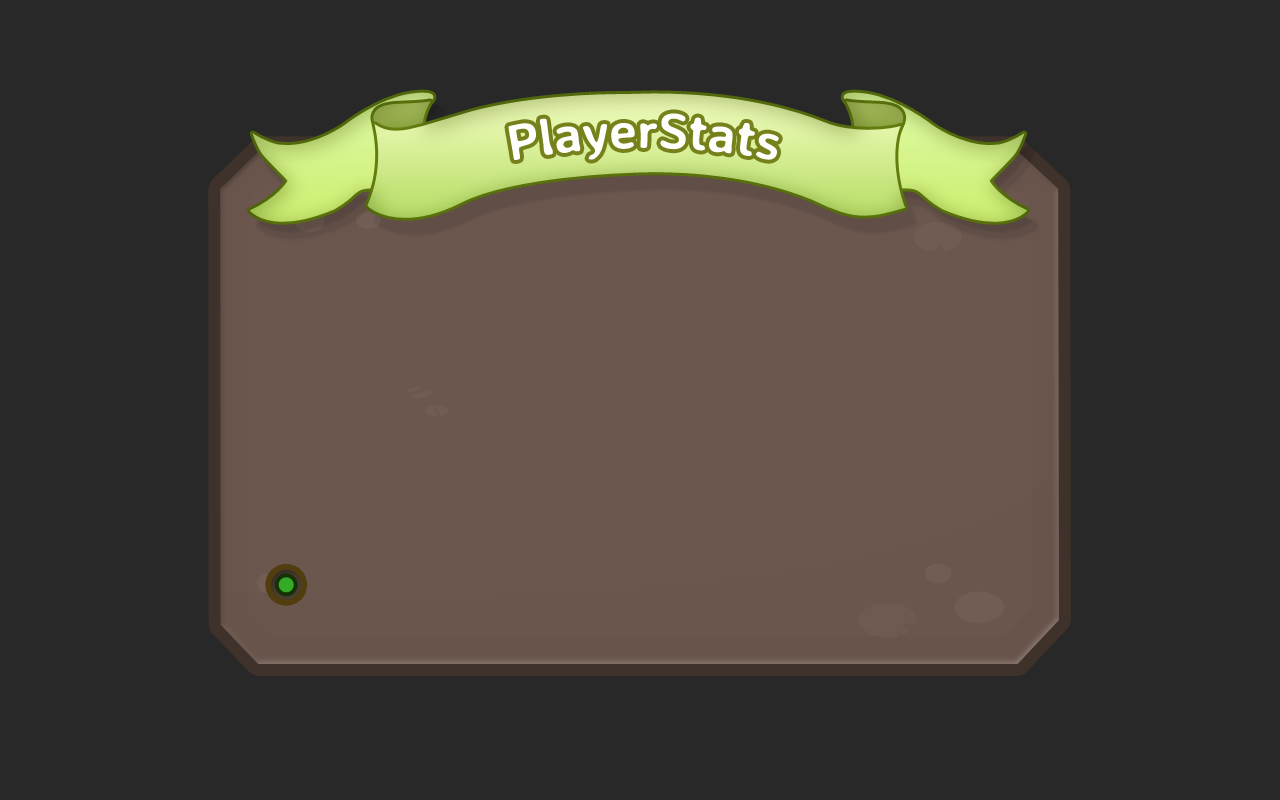
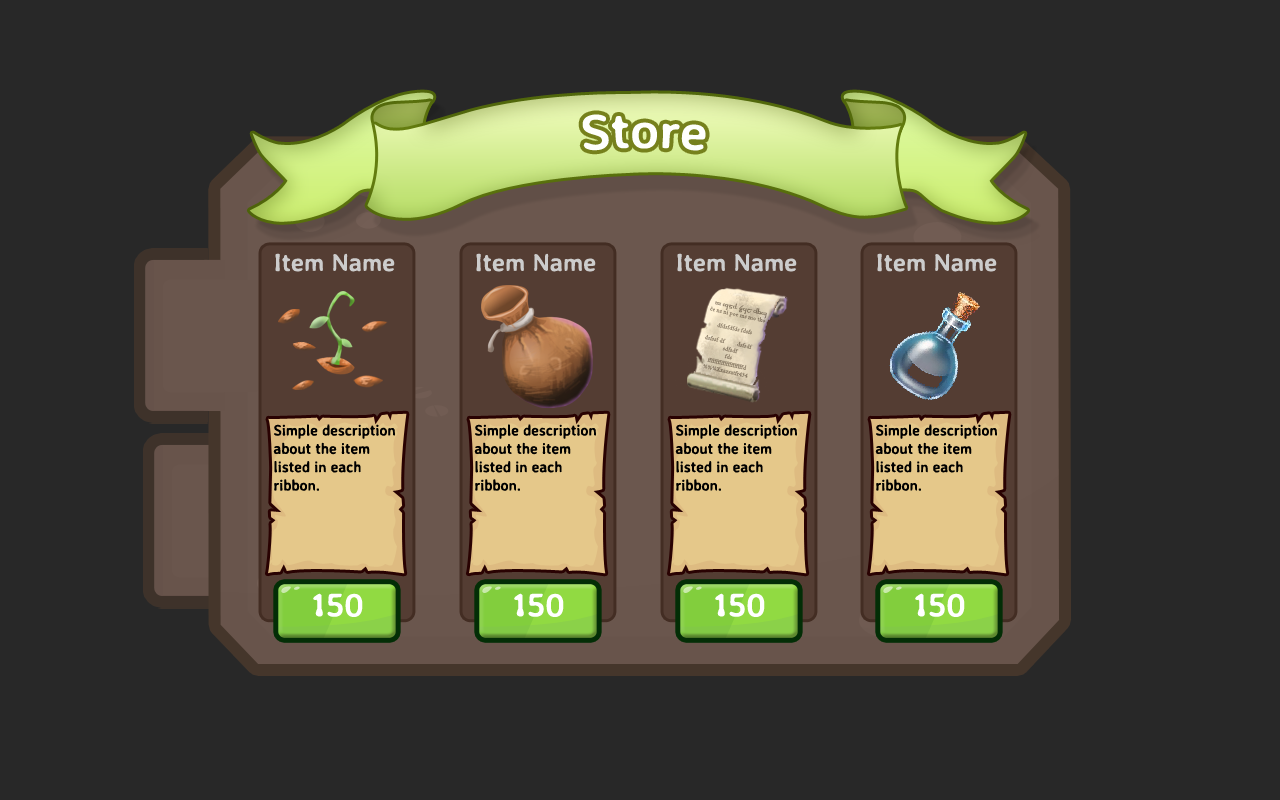
Comparing the layer stacks of the two 1280×800 images. Changes:
added group "ItemContainer" with 66 layers above "Tip" over (216, 245, 1048, 671)
added group "Item1" with 15 layers in group "ItemContainer" over (216, 245, 446, 671)
added group "PaperDescription" (1st of 4, in "ItemContainer" › "Item1") with 3 layers in group "Item1" over (258, 401, 416, 589)
added layer "Shape 45" (1st of 4, in "ItemContainer" › "Item1" › "PaperDescription") (25%) in group "PaperDescription" over (258, 401, 416, 589)
added layer "Shape 38" (1st of 4, in "ItemContainer" › "Item1") in group "Item1" over (261, 245, 413, 620)
added group "Item2" with 16 layers in group "ItemContainer" over (417, 245, 647, 671)
added group "PaperDescription" (2nd of 4, in "ItemContainer" › "Item2") with 3 layers in group "Item2" over (459, 401, 617, 589)
added layer "Shape 45" (2nd of 4, in "ItemContainer" › "Item2" › "PaperDescription") (25%) in group "PaperDescription" over (459, 401, 617, 589)
added layer "Shape 38" (2nd of 4, in "ItemContainer" › "Item2") in group "Item2" over (462, 245, 614, 620)
added group "Item3" with 16 layers in group "ItemContainer" over (618, 245, 848, 671)
added group "PaperDescription" (3rd of 4, in "ItemContainer" › "Item3") with 3 layers in group "Item3" over (660, 401, 818, 589)
added layer "Shape 45" (3rd of 4, in "ItemContainer" › "Item3" › "PaperDescription") (25%) in group "PaperDescription" over (660, 401, 818, 589)
added layer "Shape 38" (3rd of 4, in "ItemContainer" › "Item3") in group "Item3" over (663, 245, 815, 620)
added group "Item4" with 15 layers in group "ItemContainer" over (818, 245, 1048, 671)
added layer "Shape 38" (4th of 4, in "ItemContainer" › "Item4") in group "Item4" over (863, 245, 1015, 620)
hid group "PlayerStats" (2nd of 3) (10 layers) over (146, 109, 783, 621)
added layer "Layer 11" above "Shape 42 copy" over (208, 109, 1071, 676)
hid group "Project" (39 layers) over (134, 109, 1071, 676)
…and 52 more changes (50 added, 2 visibility)
